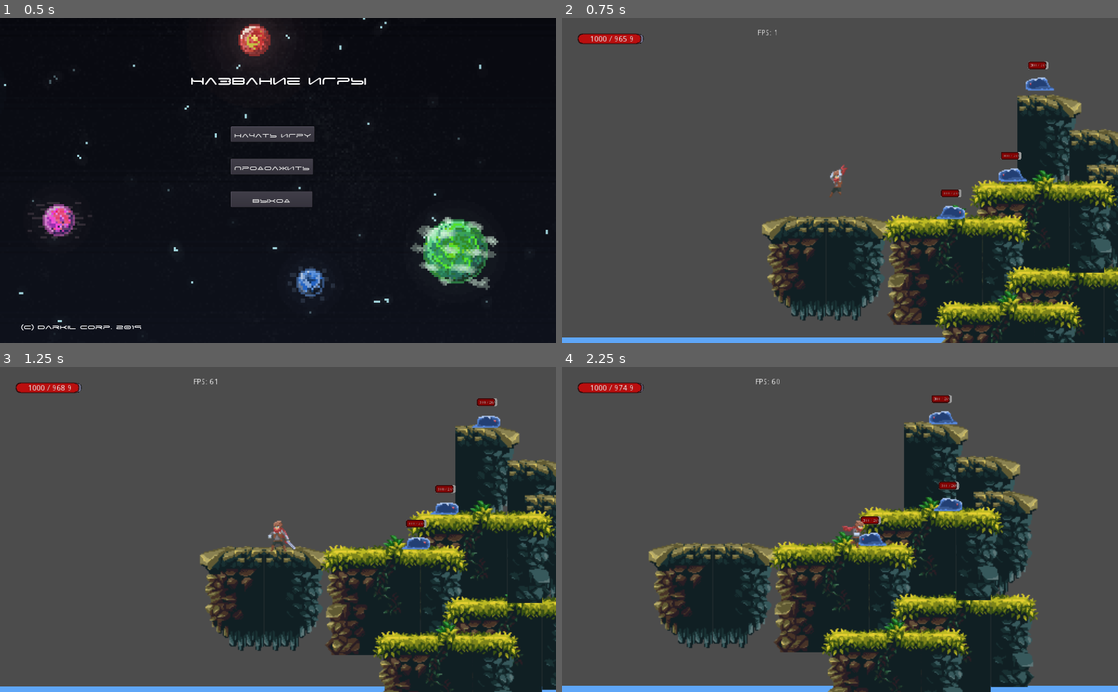
Above: before the commit, frames 1-4 (two rows, left to right).
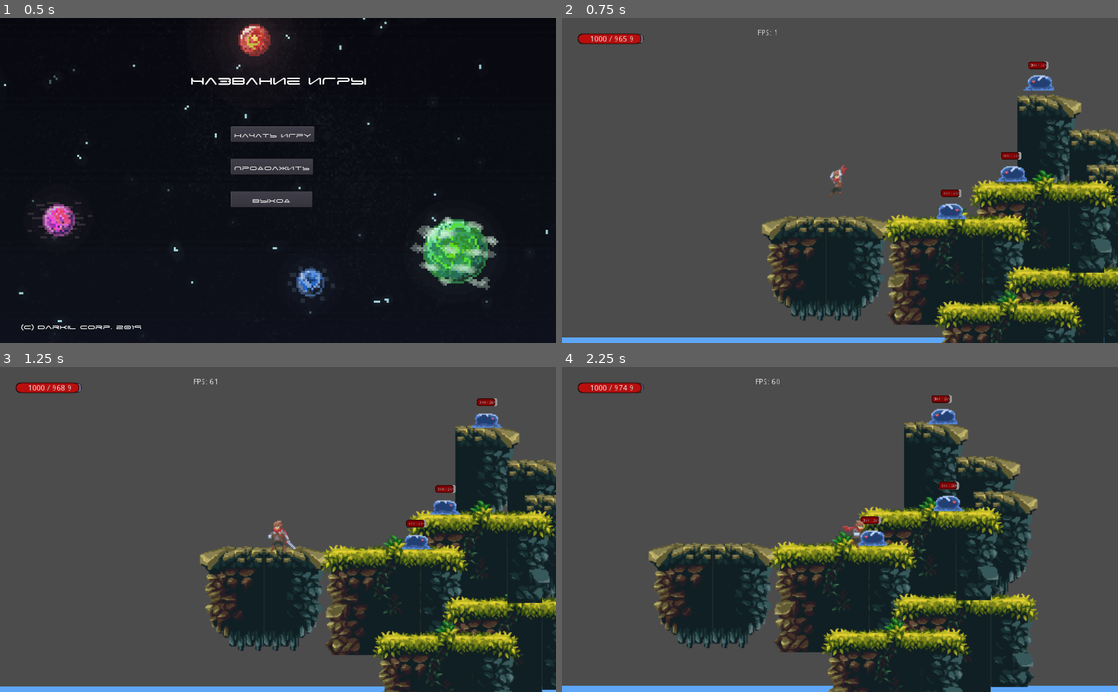
Above: after the commit, the same moments.

Repository: Burd88/-platformgame
Game: Godot game, scene res://main/main.tscn
The game is run twice, just before and just after one commit, with the same random seed, the same clock (stepped at 60 frames per second) and the same inputs.
Inputs:
- Up to frame 1 (0.5 s): no input
- Up to frame 2 (0.75 s): click "Начать Игру" at 0.5 s
- Up to frame 3 (1.25 s): no input
- Up to frame 4 (2.25 s): hold D (ui_right) from 1.28 s (still down); tap W (ui_up) at 1.52 s

Frame 1 is identical in both runs. In frame 2, 0.4% of the frame differs, in the area x 67-89%, y 17-62%; in frame 3, 0.3%; in frame 4, 0.4%.

Commit message:
add animation enemy

Diff:
--- a/Enemy/Enemy.gd
+++ b/Enemy/Enemy.gd
@@ -4,13 +4,12 @@
 var jump_speed = 150
 var gravity = 200
 
-var Ename = 'Enemy'
-
 ## жизни игрока
 var health = 300
 var health_now = health-35
 var php = (health_now*100)/health
 ##-----------------------
+var anim = 'idle'
 
 var distance = Vector2()
 var velocity = Vector2()
@@ -29,7 +28,7 @@
 	_move_enemy(delta)
 	_damage()
 	_check_place()
-
+	$sprite.animation = anim
 	pass
 
 func _move_enemy(delta):
@@ -55,13 +54,19 @@
 	pass
 
 func _gui():
+	if health_now > 0 :
+		$healthbar.show()
+		$HPlable.show()
+	else:
+		$healthbar.hide()
+		$HPlable.hide()
 	$HPlable.text = str(health, " / ", health_now )
 	php = (health_now*100)/health
 	$healthbar.value = php
 
 func _damage():
 	if health_now <= 0:
-		$sprite.animation = "die"
+		anim = 'die'
 	pass
 		# Графический интерфейс игрока
 func _check_place():
--- a/Enemy/Enemy.tscn
+++ b/Enemy/Enemy.tscn
@@ -81,7 +81,8 @@
 position = Vector2( 0.270546, -6.22268 )
 scale = Vector2( 2, 2 )
 frames = SubResource( 5 )
-animation = "move"
+animation = "hurt"
+frame = 1
 playing = true
 
 [node name="CollisionShape2D" type="CollisionShape2D" parent="."]
--- a/player/Player.gd
+++ b/player/Player.gd
@@ -12,7 +12,7 @@
 var attack_name = ['attack1','attack2','attack3']
 var rand_attack_name = 1
 ##
-var damage = randi()%100
+var damage = randi()%50
 
 
 var swim = false
@@ -167,6 +167,7 @@
 func _on_attack_area_body_entered(body):
 	if body.get_class() == "KinematicBody2D" :
 		body.health_now -= damage
+		body.anim = 'hurt'
 		GLOBAL.position_enemy = body.position
 	elif !body:
 		$attack_area/col_Atack.disabled = true
